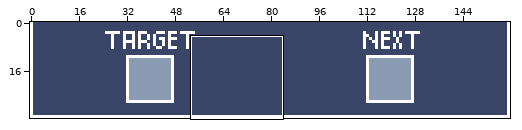
A pixel-art file gets an edit: asset_sources/gfx/hud-top.aseprite. Above: a wide view before the commit, with the close-up outlined.
Close-up. Before the edit:
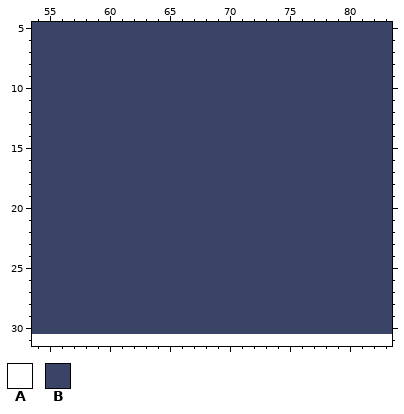
160x32 pixels, 1 frame. Shown: x 54..83, y 5..31.
Visible layers, top first: "Layer 2", "Layer 1".
Palette (. is transparent): A #ffffff  B #3a4466
Pixels before, first column x 54:
 5 BBBBBBBBBBBBBBBBBBBBBBBBBBBBBB
 6 BBBBBBBBBBBBBBBBBBBBBBBBBBBBBB
 7 BBBBBBBBBBBBBBBBBBBBBBBBBBBBBB
 8 BBBBBBBBBBBBBBBBBBBBBBBBBBBBBB
 9 BBBBBBBBBBBBBBBBBBBBBBBBBBBBBB
10 BBBBBBBBBBBBBBBBBBBBBBBBBBBBBB
11 BBBBBBBBBBBBBBBBBBBBBBBBBBBBBB
12 BBBBBBBBBBBBBBBBBBBBBBBBBBBBBB
13 BBBBBBBBBBBBBBBBBBBBBBBBBBBBBB
14 BBBBBBBBBBBBBBBBBBBBBBBBBBBBBB
15 BBBBBBBBBBBBBBBBBBBBBBBBBBBBBB
16 BBBBBBBBBBBBBBBBBBBBBBBBBBBBBB
17 BBBBBBBBBBBBBBBBBBBBBBBBBBBBBB
18 BBBBBBBBBBBBBBBBBBBBBBBBBBBBBB
19 BBBBBBBBBBBBBBBBBBBBBBBBBBBBBB
20 BBBBBBBBBBBBBBBBBBBBBBBBBBBBBB
21 BBBBBBBBBBBBBBBBBBBBBBBBBBBBBB
22 BBBBBBBBBBBBBBBBBBBBBBBBBBBBBB
23 BBBBBBBBBBBBBBBBBBBBBBBBBBBBBB
24 BBBBBBBBBBBBBBBBBBBBBBBBBBBBBB
25 BBBBBBBBBBBBBBBBBBBBBBBBBBBBBB
26 BBBBBBBBBBBBBBBBBBBBBBBBBBBBBB
27 BBBBBBBBBBBBBBBBBBBBBBBBBBBBBB
28 BBBBBBBBBBBBBBBBBBBBBBBBBBBBBB
29 BBBBBBBBBBBBBBBBBBBBBBBBBBBBBB
30 BBBBBBBBBBBBBBBBBBBBBBBBBBBBBB
31 AAAAAAAAAAAAAAAAAAAAAAAAAAAAAA
The result:
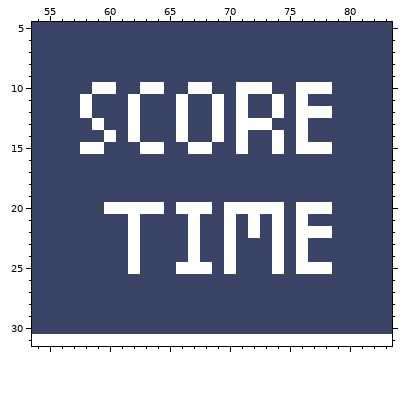
The edit:
Layer "Layer 2":
y 10: x 59..60 BB -> AA; x 63..64 BB -> AA; x 67..68 BB -> AA; x 71..73 BBB -> AAA; x 76..78 BBB -> AAA
y 11: x 58 B -> A; x 62 B -> A; x 66 B -> A; x 69 B -> A; x 71 B -> A; x 74 B -> A; x 76 B -> A
y 12: x 58 B -> A; x 62 B -> A; x 66 B -> A; x 69 B -> A; x 71 B -> A; x 74 B -> A; x 76..78 BBB -> AAA
y 13: x 59 B -> A; x 62 B -> A; x 66 B -> A; x 69 B -> A; x 71..73 BBB -> AAA; x 76 B -> A
y 14: x 60 B -> A; x 62 B -> A; x 66 B -> A; x 69 B -> A; x 71 B -> A; x 74 B -> A; x 76 B -> A
y 15: x 58..59 BB -> AA; x 63..64 BB -> AA; x 67..68 BB -> AA; x 71 B -> A; x 74 B -> A; x 76..78 BBB -> AAA
y 20: x 60..64 BBBBB -> AAAAA; x 66..68 BBB -> AAA; x 70..74 BBBBB -> AAAAA; x 76..78 BBB -> AAA
y 21: x 62 B -> A; x 67 B -> A; x 70 B -> A; x 72 B -> A; x 74 B -> A; x 76 B -> A
y 22: x 62 B -> A; x 67 B -> A; x 70 B -> A; x 72 B -> A; x 74 B -> A; x 76..78 BBB -> AAA
y 23..24: x 62 B -> A; x 67 B -> A; x 70 B -> A; x 74 B -> A; x 76 B -> A
y 25: x 62 B -> A; x 66..68 BBB -> AAA; x 70 B -> A; x 74 B -> A; x 76..78 BBB -> AAA
Boxes around the changes in both close-ups, in picture pixels (x1, y1, x2, y2):
changed: (80, 82, 332, 154)
changed: (104, 202, 332, 274)
